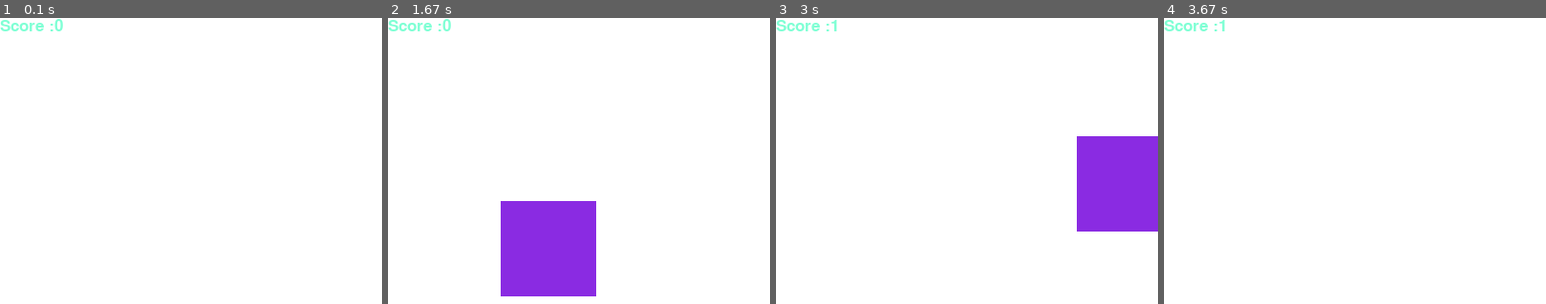
Above: before the commit, frames 1-4 (left to right).
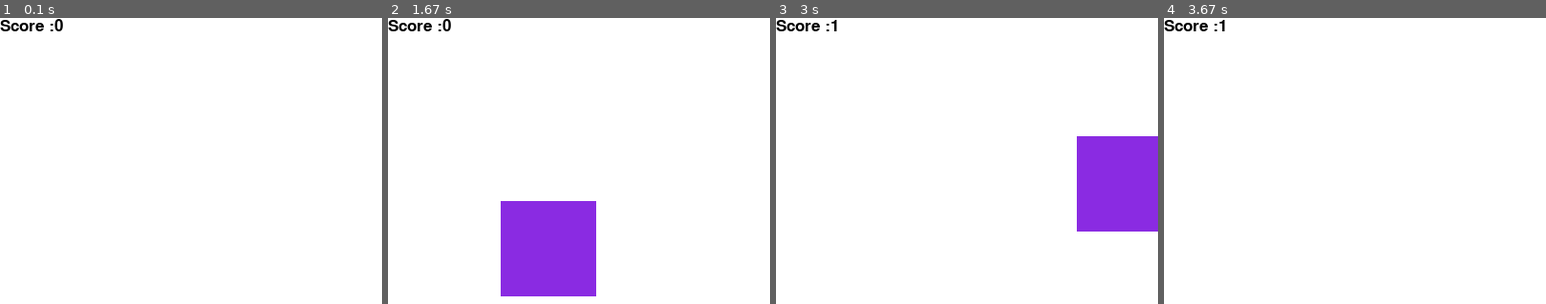
Above: after the commit, the same moments.

Repository: iAshkanRahmani/CarRace
Game: pygame game, started from pygame1.py
Two runs of this game, one before a commit and one after it. Both use one fixed random seed, a clock stepped at 60 frames per second and the inputs below.
Inputs:
- Up to frame 1 (0.1 s): no input
- Up to frame 2 (1.67 s): hold Right 0.33-0.8 s; hold Right 0.83-1.3 s; hold Left from 1.33 s (still down)
- Up to frame 3 (3 s): release Left at 1.87 s; hold Left 1.9-2.3 s; hold Right 2.33-2.97 s
- Up to frame 4 (3.67 s): hold Left 3-3.47 s; hold Right from 3.5 s (still down)
The pictures show only the part of the screen within x 0-50%, y 0-50%; the shares and areas given below are measured in that part.

The runs differ from the first frame. In frame 1, 0.3% of the frame differs, in the area x 0-17%, y 0-5%; in frame 2, 0.3%; in frame 3, 0.3%; in frame 4, 0.3%.

Commit message:
Add score counter for  dodged car

Diff:
--- a/pygame1.py
+++ b/pygame1.py
@@ -10,6 +10,7 @@
 orange_red = (255, 69, 0)
 white = (255,255,255)
 light_steel_blue = (176,196,222)
+black = (0,0,0)
 
 #display resoulion   ====  width and height for game window
 display_width = 800
@@ -25,7 +26,7 @@
 
 def score(count):
     font = pygame.font.SysFont(None , 25)
-    text = font.render("Score :"+str(count),True,blue)
+    text = font.render("Score :"+str(count),True,black)
     gameDisplay.blit(text,(0,0))
 
 def stuff(stuffx,stuffy,stuffw,stuffh,color):
